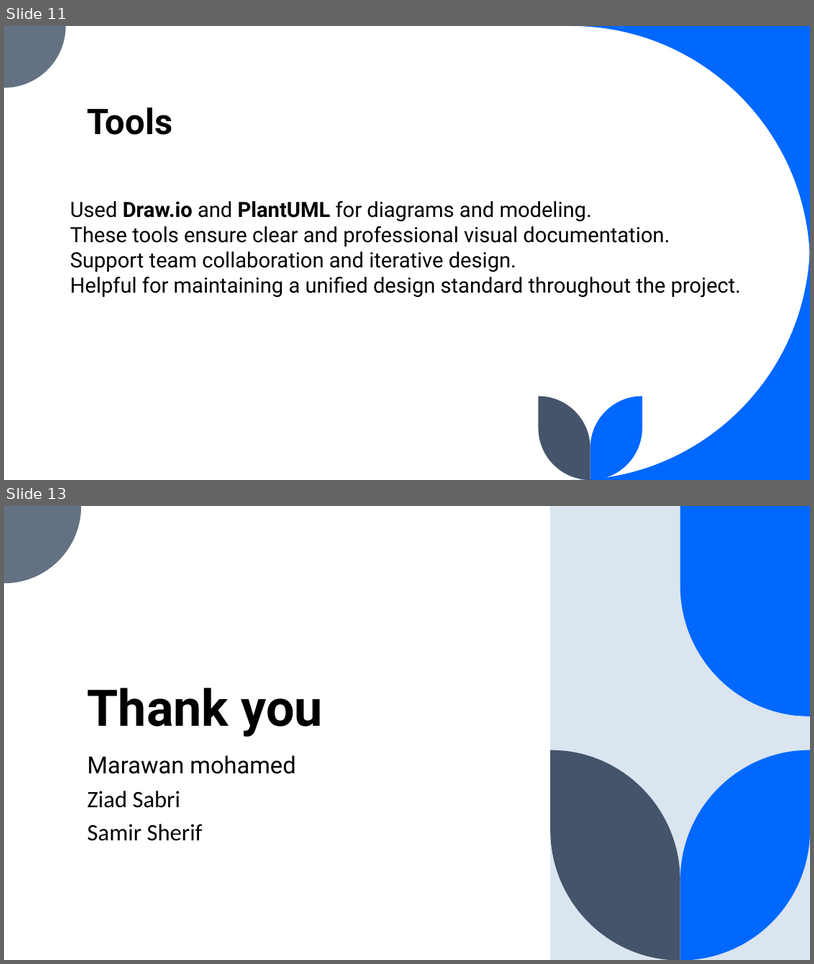
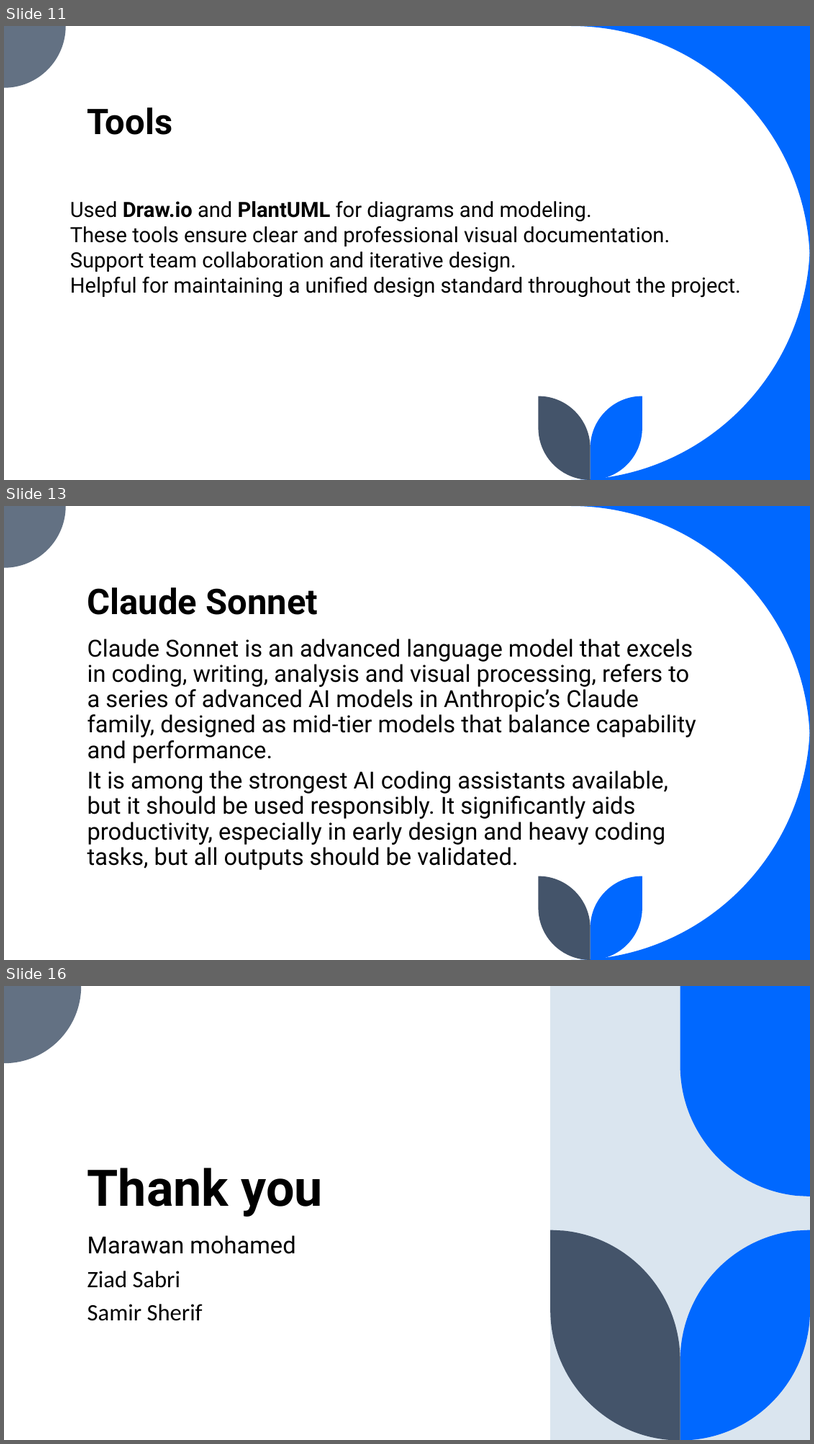
Before and after one commit to SamirSheriff/personal-Budgeting, a slide deck: SDS.pptx. Shown one above the other, each under a label of ours: slides 11 and 13 before the commit, slides 11, 13 and 16 after it; the slides between them are not shown. The pictures are 814x964 and 814x1444 pixels, drawn with LibreOffice and Linux fonts; fonts in the diff are those of the drawing. Boxes give left, top, right and bottom in pixels: in the first picture for what was removed or moved away, otherwise in the second. Text is boxed around its words. In the diff, an @@ line names an element or a change of style, - is before the commit and + after.

```diff
--- a/SDS.pptx
+++ b/SDS.pptx
@@ slide 13 added at [4,506,810,960], background #FFFFFF; not listed: 5 template elements that a slide beside it also shows @@
@@ title added at [88,587,319,615], 42 pt, text #000000, bold @@
+Claude Sonnet
@@ text added at [88,638,697,870], 28 pt, text #000000 @@
+Claude Sonnet is an advanced language model that excels in coding, writing, analysis and visual processing, refers to a series of advanced AI models in Anthropic’s Claude family, designed as mid-tier models that balance capability and performance.
+It is among the strongest AI coding assistants available, but it should be used responsibly. It significantly aids productivity, especially in early design and heavy coding tasks, but all outputs should be validated.
@@ what was slide 13 is now slide 16 @@
```
Also in this commit, not shown: 3 slides changed, 3 other slides added, 1 slide removed.
